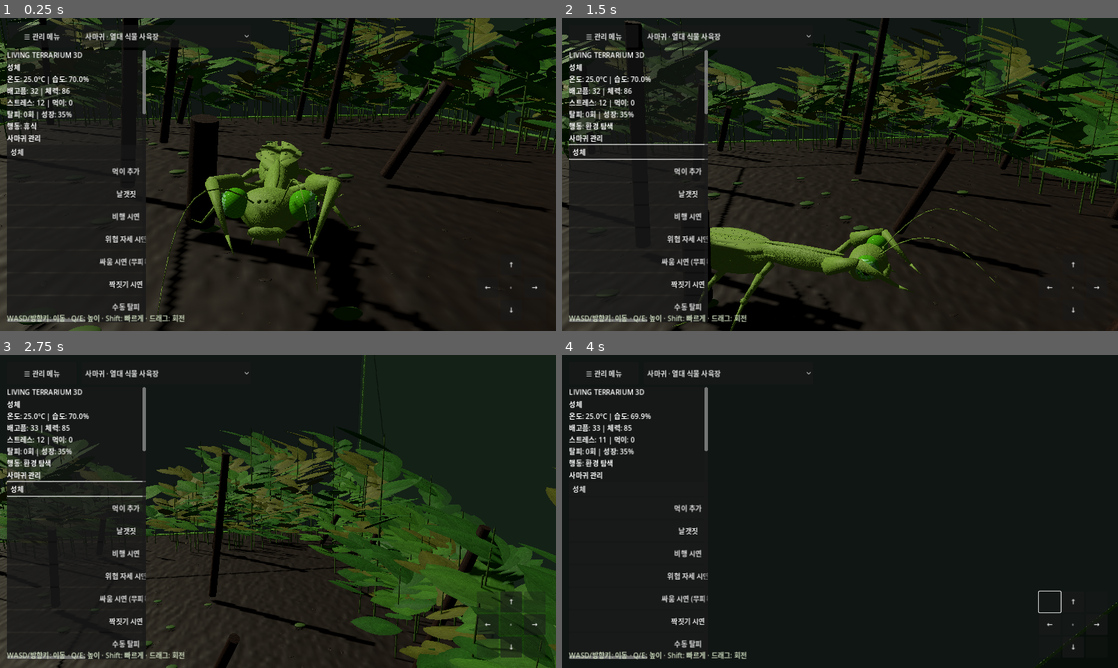
Above: before the commit, frames 1-4 (two rows, left to right).
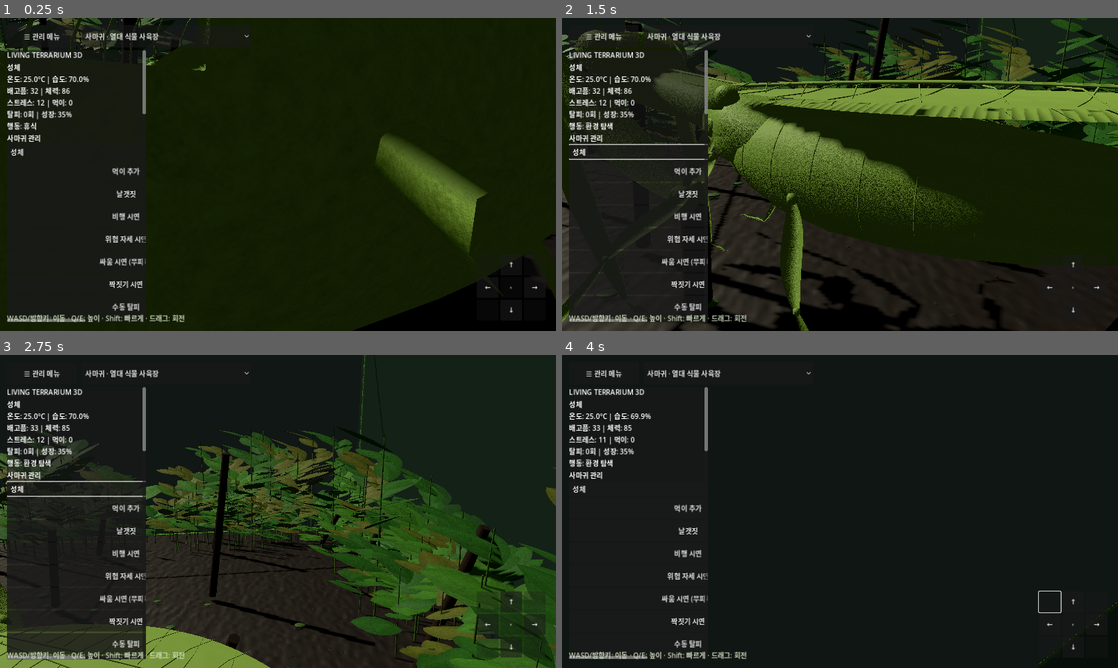
Above: after the commit, the same moments.

Repository: s5vrusg22-stack/LivingTerrarium
Game: Godot game, scene res://scenes/main.tscn
Two runs of this game, one before a commit and one after it. Both use one fixed random seed, a clock stepped at 60 frames per second and the inputs below.
Inputs (mouse positions are in pixels of both pictures, inside the frame that each line leads up to):
- Up to frame 1 (0.25 s): no input
- Up to frame 2 (1.5 s): click "성체" at 0.5 s; tap Enter at 1.25 s; move the mouse to (962, 158) at 1.27 s; hold Right from 1.28 s (still down); hold Q from 1.28 s (still down); click (962, 158) at 1.42 s
- Up to frame 3 (2.75 s): release Right at 2 s; release Q at 2 s; drag from (166, 527) to (250, 574) at 2.02 s
- Up to frame 4 (4 s): move the mouse to (895, 442) at 2.77 s; hold Right 2.78-3.5 s; hold Shift 2.78-3.5 s; drag from (812, 574) to (673, 464) at 3.52 s

The runs differ from the first frame. In frame 1, 31% of the frame differs, in the area x 0-100%, y 0-100%; in frame 2, 26%; in frame 3, 3.1%; in frame 4, nothing differs.

Commit message:
Set Base 1 (V7) as the only mantis model
Use Base 1 (V7) as the only mantis model

Diff:
--- a/scripts/main.gd
+++ b/scripts/main.gd
@@ -147,8 +147,8 @@
 
 # v2.4: imported skinned GLB is the visible model; the existing procedural
 # hierarchy remains an invisible motion/IK fallback and physics reference.
-const RIGGED_MANTIS_SCENE: PackedScene = preload("res://assets/models/mantis_latest.glb")
-const LATEST_MANTIS_SCENE: PackedScene = preload("res://assets/models/mantis_latest.glb")
+const RIGGED_MANTIS_SCENE: PackedScene = preload("res://assets/models/mantis_v7_animated.glb")
+const LATEST_MANTIS_SCENE: PackedScene = preload("res://assets/models/mantis_v7_animated.glb")
 const PHOTO_SIDE_CUTOUT: Texture2D = preload("res://assets/photo_cutouts/mantis_side_photo.png")
 const PHOTO_DORSAL_CUTOUT: Texture2D = preload("res://assets/photo_cutouts/mantis_dorsal_photo.png")
 const LATEST_MANTIS_MODEL_SCALE := 1.0
--- a/tests/check_mantis_model_default.gd
+++ b/tests/check_mantis_model_default.gd
@@ -14,11 +14,11 @@
     await process_frame
 
     if app.get("use_latest_mantis_visual") != true:
-        _fail("The latest mantis is not selected by default")
+        _fail("Base 1 is not selected by default")
         return
     var model := app.get("latest_mantis_visual") as Node3D
     if model == null or not model.visible:
-        _fail("The latest mantis GLB is missing or hidden")
+        _fail("Base 1 (V7) is missing or hidden")
         return
     if app.get("follow_animal") != true or app.get("habitat_framing") != false:
         _fail("Startup camera does not focus on the approved mantis")
@@ -26,34 +26,28 @@
     if not is_equal_approx(float(app.get("orbit_distance")), 2.80):
         _fail("Startup camera is too far away to inspect the mantis model")
         return
-    var left_wing := model.find_child("WingVeinDetail_Fine_L", true, false) as MeshInstance3D
-    var right_wing := model.find_child("WingVeinDetail_Fine_R", true, false) as MeshInstance3D
-    var left_eye := model.find_child("PhotoEyeFacet_L", true, false) as MeshInstance3D
-    var right_eye := model.find_child("PhotoEyeFacet_R", true, false) as MeshInstance3D
-    if left_wing == null or right_wing == null or left_eye == null or right_eye == null:
-        _fail("The v8.3 photo-refinement details are missing")
+    var clips: Dictionary = app.get("latest_mantis_clips")
+    if clips.is_empty():
+        _fail("Base 1 (V7) imported without any animation clips")
         return
-    var clips: Dictionary = app.get("latest_mantis_clips")
-    if clips.size() != 11 or not clips.has("FLY"):
-        _fail("Expected the recovered canonical GLB animation set, including FLY")
-        return
+    print("Base 1 animation clips (V7): ", clips.keys())
     if app.get("use_photo_visual") != false:
-        _fail("A photo cutout was selected instead of the canonical GLB")
+        _fail("A photo cutout was selected instead of the Base 1 GLB")
         return
     var rigged := app.get("rigged_visual") as Node3D
     if rigged != null and rigged.visible:
-        _fail("A second mantis visual is visible alongside the canonical GLB")
+        _fail("A second mantis visual is visible alongside the Base 1 GLB")
         return
     var photo := app.get("photo_visual") as Sprite3D
     var dorsal_photo := app.get("photo_visual_dorsal") as Sprite3D
     if (photo != null and photo.visible) or (dorsal_photo != null and dorsal_photo.visible):
-        _fail("A photo cutout is visible instead of the canonical GLB")
+        _fail("A photo cutout is visible instead of the Base 1 GLB")
         return
     var procedural: Array = app.get("procedural_meshes")
     for fallback in procedural:
         var mesh_instance := fallback as MeshInstance3D
         if mesh_instance != null and mesh_instance.visible:
-            _fail("A procedural fallback mesh is visible instead of the canonical GLB")
+            _fail("A procedural fallback mesh is visible instead of the Base 1 GLB")
             return
 
     var stage_picker := app.get("stage_picker") as OptionButton
@@ -70,12 +64,9 @@
     if buds == null or not buds.visible:
         _fail("Juvenile wing buds were not shown")
         return
-    if left_wing.visible or right_wing.visible:
-        _fail("Adult wing packs were not hidden for the first instar")
-        return
     app.call("_on_stage_selected", 6)
-    if str(app.get("life_stage")) != "성체" or buds.visible or not left_wing.visible or not right_wing.visible:
-        _fail("Adult stage did not restore the adult wing state")
+    if str(app.get("life_stage")) != "성체" or buds.visible:
+        _fail("Adult stage did not hide the juvenile wing buds")
         return
 
     app.call("_command_mantis", "FLAP")
@@ -127,7 +118,7 @@
             _fail("Obsolete procedural model switch is still exposed")
             return
 
-    print("Mantis simulation check passed: latest GLB, six instars, flight and social behavior, and free camera")
+    print("Mantis simulation check passed: Base 1 (V7) GLB, six instars, flight and social behavior, and free camera")
     quit()
 
 func _fail(message: String) -> void:
--- a/tests/render_reference_model.gd
+++ b/tests/render_reference_model.gd
@@ -30,8 +30,8 @@
         push_error("The scene did not initialize its mantis, camera, or UI.")
         quit(1)
         return
-    if app.rigged_visual == null or not app.rigged_visual.visible:
-        push_error("The canonical latest mantis GLB is not the visible model.")
+    if app.latest_mantis_visual == null or not app.latest_mantis_visual.visible:
+        push_error("Base 1 (V7) GLB is not the visible model.")
         quit(1)
         return
     var mesh_instances: Array = []
@@ -39,25 +39,10 @@
         var part := candidate as MeshInstance3D
         if part != null and part.is_visible_in_tree():
             mesh_instances.append(part)
-    if mesh_instances.size() < 30:
+    if mesh_instances.is_empty():
         push_error("The visible mantis hierarchy is incomplete: %d mesh instances." % mesh_instances.size())
         quit(1)
         return
-
-    # Render two walking pairs and the specialized raptorial pair; the asset's
-    # redundant third walking pair stays hidden without removing its rig bones.
-    for hidden_name in ["Coxa_L2", "Joint_L2", "Tibia_L2", "Coxa_R2", "Joint_R2", "Tibia_R2"]:
-        var hidden_leg := app.rigged_visual.find_child(hidden_name, true, false) as MeshInstance3D
-        if hidden_leg == null or hidden_leg.visible:
-            push_error("The extra walking-leg pair should be hidden: %s" % hidden_name)
-            quit(1)
-            return
-    for retained_name in ["Coxa_L0", "Tibia_L0", "Coxa_L1", "Tibia_L1", "Coxa_R0", "Tibia_R0", "Coxa_R1", "Tibia_R1", "ForeFemur_L", "ForeTibia_L", "ForeFemur_R", "ForeTibia_R"]:
-        var retained_leg := app.rigged_visual.find_child(retained_name, true, false) as MeshInstance3D
-        if retained_leg == null or not retained_leg.visible:
-            push_error("A required mantis leg segment is missing: %s" % retained_name)
-            quit(1)
-            return
 
     app.simulation_paused = true
     app.wind_enabled = false
Binary file removed: assets/models/mantis_latest.glb
Binary file added: assets/models/mantis_v7_animated.glb
Not shown, added: assets/models/mantis_v7_animated.glb.import
Not shown, changed: .github/workflows/android.yml
Not shown, changed: README_v8.3.md
Not shown, changed: tests/check_v83_baseline.py
Not shown, removed: tools/refine_v83_mantis_glb.py
